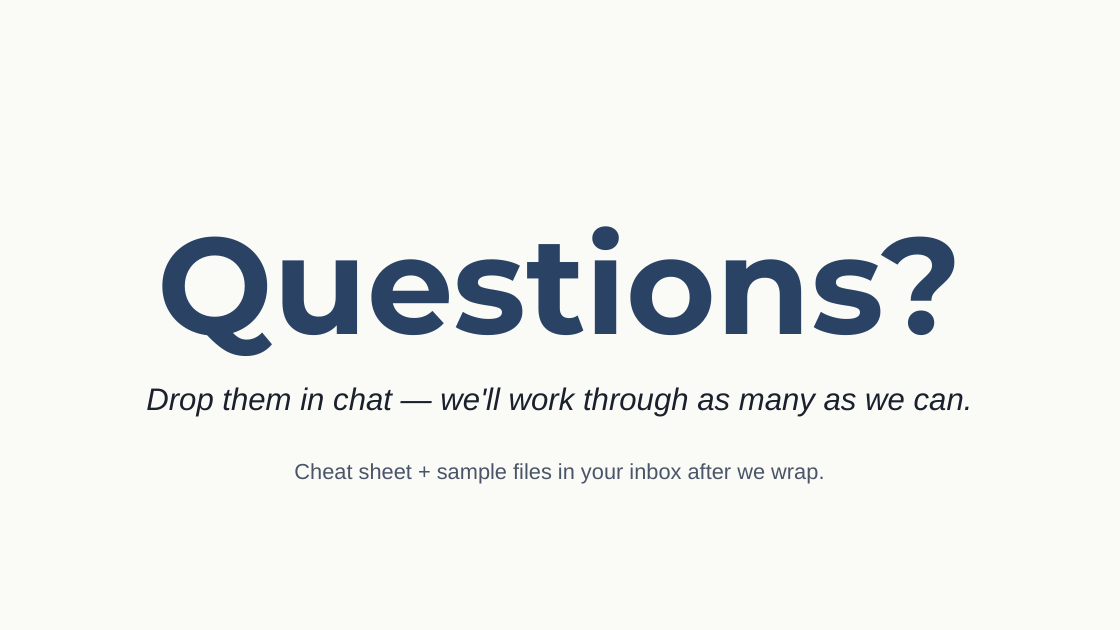
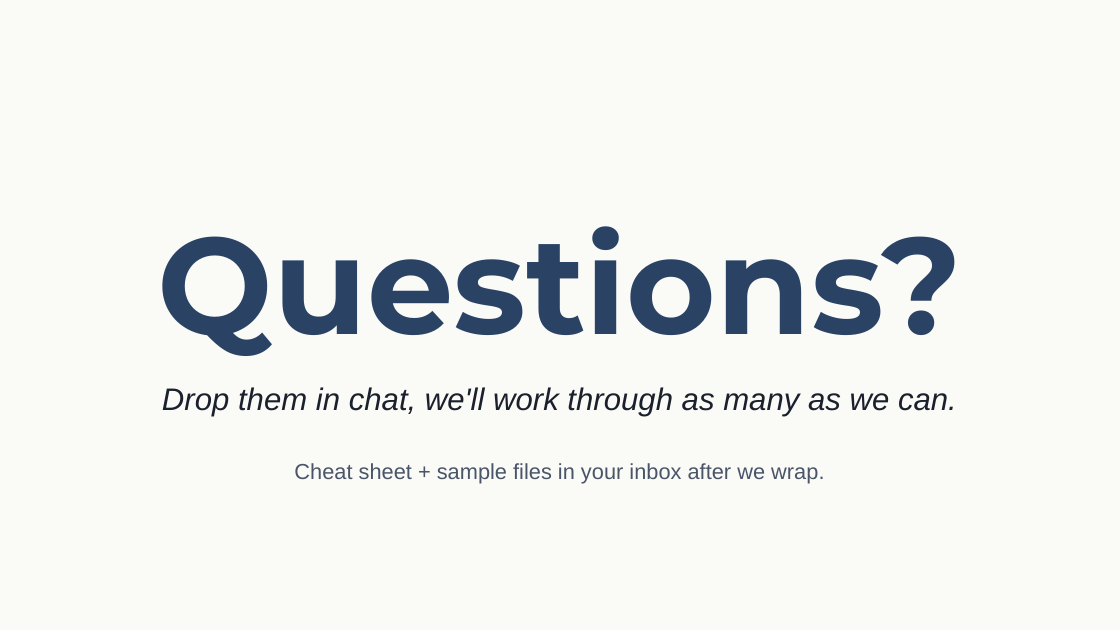
Before and after one commit to stringfestdata/python-in-excel-your-first-hour, a slide deck: slide 26 of python-in-excel-first-hour-deck.pptx. Drawn at 1120x630 pixels with LibreOffice and Linux fonts; fonts in the diff are those of the drawing. Boxes give left, top, right and bottom in pixels: in the first picture for what was removed or moved away, otherwise in the second. Text is boxed around its words. In the diff, an @@ line names an element or a change of style, - is before the commit and + after.

```diff
--- a/python-in-excel-first-hour-deck.pptx
+++ b/python-in-excel-first-hour-deck.pptx
@@ text at (162,387,957,416): text changed @@
-Drop them in chat — we'll work through as many as we can.
+Drop them in chat, we'll work through as many as we can.
```
Also in this commit, not shown: 14 other slides changed, 2 other files.
